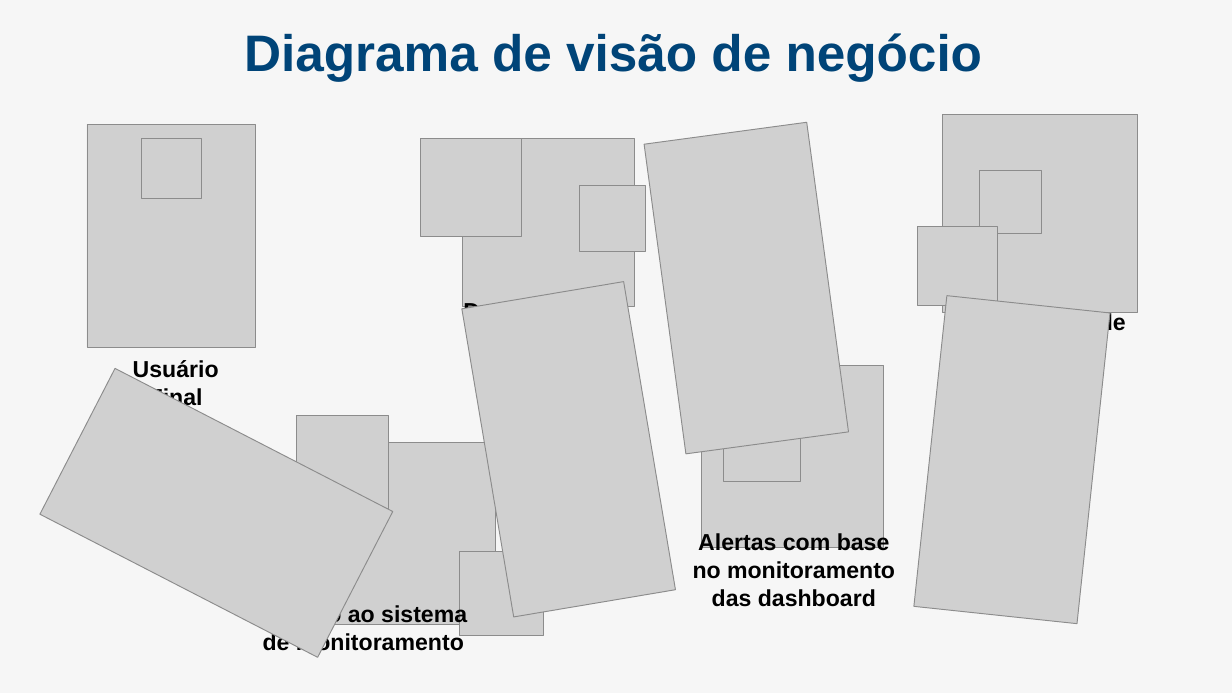
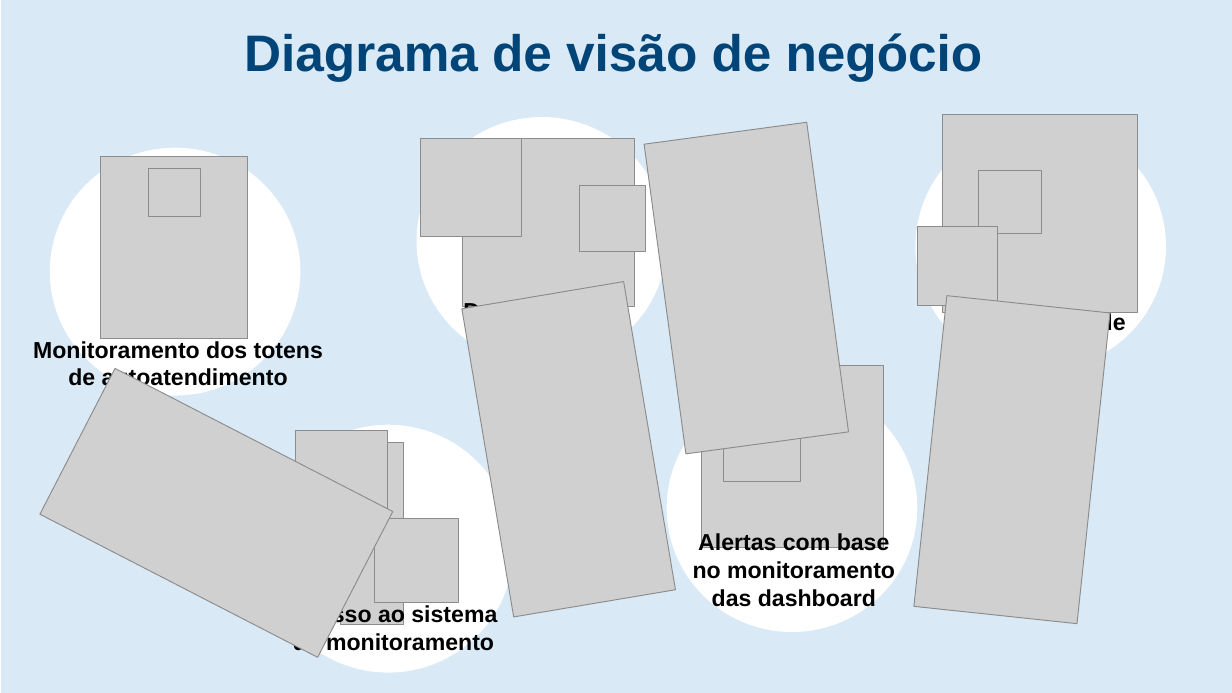
Before and after one commit to Nicolas-Gonzaga/ekranSystem, a slide deck: slide 4 of Gabriela/Documentação/Diagramas e requisitos.pptx. Drawn at 1232x693 pixels with LibreOffice and Linux fonts; fonts in the diff are those of the drawing; grey boxes stand for pictures. Boxes give left, top, right and bottom in pixels: in the first picture for what was removed or moved away, otherwise in the second. Text is boxed around its words. In the diff, an @@ line names an element or a change of style, - is before the commit and + after.

```diff
--- a/Gabriela/Documentação/Diagramas e requisitos.pptx
+++ b/Gabriela/Documentação/Diagramas e requisitos.pptx
@@ rectangle added at (1, 0, 1232, 693), fill #D9EFFF @@
@@ ellipse added at (417, 117, 667, 365), fill #FFFFFF @@
@@ ellipse added at (50, 148, 300, 396), fill #FFFFFF @@
@@ ellipse added at (916, 122, 1166, 370), fill #FFFFFF @@
@@ picture: place and size @@
-picture at (87, 125, 256, 348)
+picture at (101, 157, 248, 338)
@@ picture: place and size @@
-picture at (142, 139, 201, 198)
+picture at (149, 168, 201, 216)
@@ text at (33, 341, 323, 391): text changed @@
-Usuário Final
+Monitoramento dos totens de autoatendimento
@@ ellipse added at (667, 384, 918, 632), fill #FFFFFF @@
@@ ellipse added at (262, 425, 513, 673), fill #FFFFFF @@
@@ picture: place and size @@
-picture at (297, 416, 389, 508)
+picture at (296, 431, 388, 523)
@@ picture: place and size @@
-picture at (313, 443, 495, 625)
+picture at (340, 443, 404, 625)
@@ picture: place and size @@
-picture at (460, 552, 544, 636)
+picture at (375, 518, 459, 603)
@@ text "Acesso ao sistema de monitoramento": place and size @@
-text "Acesso ao sistema de monitoramento" at (259, 604, 467, 655)
+text "Acesso ao sistema de monitoramento" at (290, 604, 497, 655)
```
Also in this commit, not shown: 5 other files.
